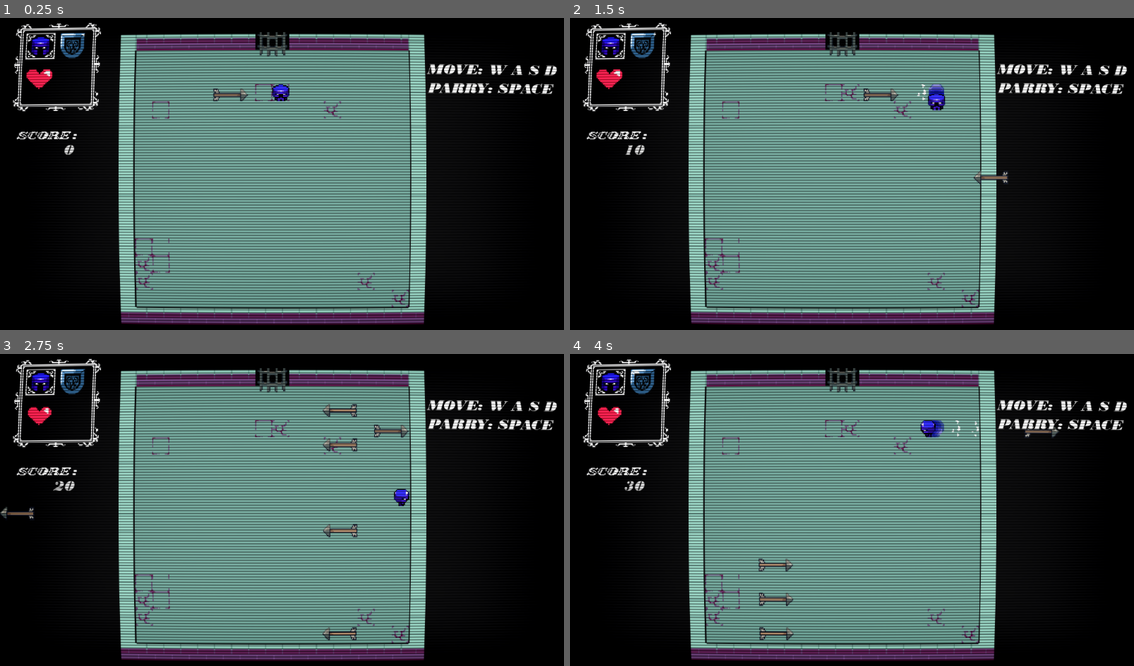
Above: before the commit, frames 1-4 (two rows, left to right).
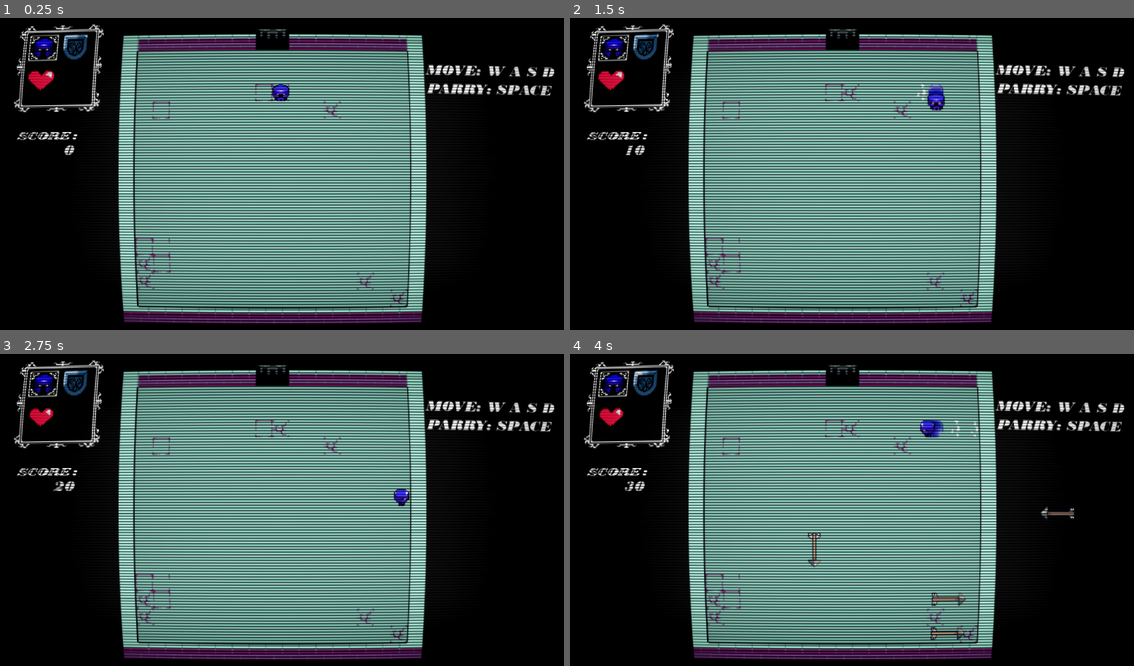
Above: after the commit, the same moments.

Repository: rddtz/gamejamplus
Game: Godot game, scene res://scenes/main.tscn
The game is run twice, just before and just after one commit, with the same random seed, the same clock (stepped at 60 frames per second) and the same inputs. This scene is started directly instead of the project's main scene.
Inputs:
- Up to frame 1 (0.25 s): no input
- Up to frame 2 (1.5 s): tap Enter (enviar) at 0.5, 0.6 s; hold Right (RIGHT) 0.53-1.28 s; hold S (DOWN) from 1.28 s (still down); tap Space (parry_block) at 1.35 s
- Up to frame 3 (2.75 s): release S (DOWN) at 2.03 s; hold Right (RIGHT) from 2.03 s (still down); tap Enter (enviar) at 2.1 s
- Up to frame 4 (4 s): release Right (RIGHT) at 2.78 s; hold W (UP) 2.78-3.53 s; tap Space (parry_block) at 2.85 s; hold A (LEFT) from 3.53 s (still down); tap Enter (enviar) at 3.6 s

The runs differ from the first frame. In frame 1, 25% of the frame differs, in the area x 2-99%, y 1-99%; in frame 2, 25%; in frame 3, 25%; in frame 4, 26%.

Commit message:
flechas quase feita

Diff:
--- a/plus/leaderboard.csv
+++ b/plus/leaderboard.csv
@@ -14,3 +14,4 @@
 asd,0
 ASD,0
 cjf,0
+Ray,1170
--- a/plus/scenes/main.tscn
+++ b/plus/scenes/main.tscn
@@ -3,8 +3,10 @@
 [ext_resource type="PackedScene" uid="uid://bqqfwtxj0i78a" path="res://scenes/mapa_exemplo.tscn" id="1_dnd6x"]
 [ext_resource type="PackedScene" uid="uid://cuxa2y5u7l0y2" path="res://scenes/player.tscn" id="2_1m067"]
 [ext_resource type="PackedScene" uid="uid://dd5cfxjs31fh6" path="res://scenes/menu_pause.tscn" id="3_dm2on"]
+[ext_resource type="PackedScene" uid="uid://dmw2g5mla1o18" path="res://scenes/crt.tscn" id="4_na3c3"]
 [ext_resource type="PackedScene" uid="uid://cxy7ohkpuha2b" path="res://scenes/screenshake.tscn" id="6_s0a3e"]
 [ext_resource type="PackedScene" uid="uid://t70qa33oqefg" path="res://scenes/spawner_direita.tscn" id="7_ey8y3"]
+[ext_resource type="PackedScene" uid="uid://dmweoq67j5fjq" path="res://scenes/portao.tscn" id="8_572wc"]
 [ext_resource type="PackedScene" uid="uid://bp28inyowy8io" path="res://scenes/spawner_cima.tscn" id="8_nwirj"]
 [ext_resource type="PackedScene" uid="uid://dvkib5ancnxyi" path="res://scenes/spawner_baixo.tscn" id="9_2xtjm"]
 [ext_resource type="PackedScene" uid="uid://j4j8ai7emk67" path="res://scenes/bomba_spawner.tscn" id="9_4xo4a"]
@@ -13,8 +15,6 @@
 [ext_resource type="PackedScene" uid="uid://c6dq3gl435piw" path="res://scenes/timer.tscn" id="13_utv0c"]
 [ext_resource type="PackedScene" uid="uid://cl7mw413ftgqn" path="res://scenes/hud.tscn" id="14_sfs7t"]
 [ext_resource type="PackedScene" path="res://scenes/music.tscn" id="15_2dk6j"]
-[ext_resource type="PackedScene" uid="uid://dnmbunej4me3p" path="res://scenes/portao_fechado.tscn" id="15_mw5o6"]
-[ext_resource type="PackedScene" uid="uid://de8y70ljk8ycb" path="res://scenes/flecha.tscn" id="16_8wkkf"]
 [ext_resource type="Script" path="res://scripts/controlador.gd" id="16_affun"]
 
 [node name="main2" type="Node2D"]
@@ -30,13 +30,12 @@
 [node name="Mapa_exemplo" parent="." instance=ExtResource("1_dnd6x")]
 position = Vector2(116, 99)
 
-[node name="Menu pause" parent="." instance=ExtResource("3_dm2on")]
-offset_left = 367.0
-offset_top = 849.0
-offset_right = 367.0
-offset_bottom = 849.0
+[node name="CanvasLayer" parent="." instance=ExtResource("14_sfs7t")]
 
-[node name="CanvasLayer" parent="." instance=ExtResource("14_sfs7t")]
+[node name="CRT" parent="." instance=ExtResource("4_na3c3")]
+
+[node name="Portao" parent="." instance=ExtResource("8_572wc")]
+position = Vector2(212, 72)
 
 [node name="spawner esquerda" parent="." instance=ExtResource("9_316bl")]
 position = Vector2(40, 182)
@@ -62,9 +61,8 @@
 [node name="controlador" type="Node2D" parent="."]
 script = ExtResource("16_affun")
 
-[node name="PortaoFechado" parent="." instance=ExtResource("15_mw5o6")]
-position = Vector2(212, 72)
-
-[node name="Flecha" parent="." instance=ExtResource("16_8wkkf")]
-position = Vector2(158, 107)
-speed = 60.0
+[node name="Menu pause" parent="." instance=ExtResource("3_dm2on")]
+offset_left = 367.0
+offset_top = 849.0
+offset_right = 367.0
+offset_bottom = 849.0
--- a/plus/scripts/controlador.gd
+++ b/plus/scripts/controlador.gd
@@ -6,26 +6,29 @@
 @onready var armadilha_spawner_v: Node2D = $"../armadilha_spawner_v"
 @onready var bomba_spawner: Node2D = $"../bomba_spawner"
 
+const SEG = 10
+var SHOOT_TIME = 1
 var timer = 0
+var shoot = SHOOT_TIME
+var flechas := 2
+var espinhos := 2
+var explosao := 2
 
+var inc_speed = 10
 # Called when the node enters the scene tree for the first time.
 func _ready() -> void:
-	pass # Replace with function body.
-
-var flechas = 4
-var bombas = 1
-var espinhos = 1
-
-func rand_arrow(f):
 
 	b.active = false
 	c.active = false
 	e.active = false
 	d.active = false
-	var lado = randi_range(1, 4)
-	var q =  randi_range(1, f)
+	bomba_spawner.active = false
+	armadilha_spawner_v.active = false
+	pass # Replace with function body.
 
-	match lado:
+func active_side(l, q):
+
+	match l:
 		1:
 			b.active = true
 			b.quantite = q
@@ -39,26 +42,114 @@
 			e.active = true
 			e.quantite = q
 
-	return q
+func rand_arrow(f):
 
+	b.active = false
+	c.active = false
+	e.active = false
+	d.active = false
+	var q_lados = randi_range(1, 4)
+	var q = 0
+	var lado = 0
+	var lado2 = 0
 
+	print(q_lados)
+
+	if q_lados == 1:
+		lado = randi_range(1, 4)
+		active_side(lado, f)
+
+	if q_lados == 2:
+		while lado == lado2:
+			lado = randi_range(1, 4)
+			lado2 = randi_range(1, 4)
+
+		q = randi_range(1, f-1)
+		active_side(lado, q)
+		q = randi_range(1, f-q)
+		active_side(lado2, q)
+
+	if q_lados == 3:
+		lado = randi_range(1, 4)
+		var restam = 2
+
+		if lado != 1:
+			q = randi_range(1, f-restam)
+			f -= q
+			restam -= 1
+			active_side(1, q)
+		if lado != 2:
+			q = randi_range(1, f-restam)
+			f -= q
+			restam -= 1
+			active_side(2, q)
+		if lado != 3:
+			q = randi_range(1, f-restam)
+			f -= q
+			restam -= 1
+			active_side(3, q)
+		if lado != 4:
+			q = randi_range(1, f-restam)
+			f -= q
+			restam -= 1
+			active_side(4, q)
+	if q_lados == 4:
+		var restam = 3
+		q = randi_range(1, f-restam)
+		f -= q
+		restam -= 1
+		active_side(1, q)
+		q = randi_range(1, f-restam)
+		f -= q
+		restam -= 1
+		active_side(2, q)
+		q = randi_range(1, f-restam)
+		f -= q
+		restam -= 1
+		active_side(3, q)
+		q = randi_range(1, f-restam)
+		f -= q
+		restam -= 1
+		active_side(4, q)
+	print("ATIROU")
+
+func num_flechas(f, t):
+
+	f = min(16, f + t/4) #min(8, f + t/5)
+	return f
+
+func set_arrow_speed(t):
+	b.speed += 5
+	c.speed += 5
+	d.speed += 5
+	e.speed += 5
 # Called every frame. 'delta' is the elapsed time since the previous frame.
 func _process(delta: float) -> void:
 
+	flechas = num_flechas(2, timer)
 	timer += delta
+	shoot -= delta
+	inc_speed -= delta
 
-	if timer > 30:
+	if inc_speed <= 0:
+		set_arrow_speed(timer)
+		inc_speed = 10
+
+	print(flechas)
+
+	if timer > 10*SEG:
 		pass
-	elif timer > 20:
-		pass
-	elif timer > 10:
+	elif timer > 5*SEG:
+		bomba_spawner.active = true
+	elif timer > 2*SEG:
+		SHOOT_TIME -= delta
 		armadilha_spawner_v.active = true
-		var i = flechas + 1
-		while i > 0:
-			i -= rand_arrow(i)
+		if shoot <= 0:
+			rand_arrow(flechas)
+			shoot = SHOOT_TIME
 	else:
 		armadilha_spawner_v.active = false
 		bomba_spawner.active = false
-		var i = flechas
-		while i > 0:
-			i -= rand_arrow(i)
+		if shoot <= 0:
+			rand_arrow(flechas)
+			shoot = SHOOT_TIME
--- a/plus/scripts/player.gd
+++ b/plus/scripts/player.gd
@@ -139,6 +139,8 @@
 			area.destroy_player()
 
 		if defendendo && parry_timer > 0:
+			$parrySound.pitch_scale = randf_range(1.2,1.8)
+			$parrySound.play(float(position.x))
 			print("parry")
 			Global.score += 100
 			foi_parry = 0.1
@@ -155,6 +157,8 @@
 			return
 		elif defendendo:
 			defendendo = false
+			$blockSound.pitch_scale = randf_range(1.0,1.4)
+			$blockSound.play(float(position.x))
 			print("block")
 			player_has_shield = false
 			Global.screen_shake(5.0)
--- a/plus/scripts/spawner_baixo.gd
+++ b/plus/scripts/spawner_baixo.gd
@@ -4,13 +4,14 @@
 
 @export var active: bool = true
 @export var quantite: int = 1
+@export var speed: int = 300
 
 func _on_timer_timeout() -> void:
 	if active:
 		for i in range(quantite):
 			var flecha = flecha_cena.instantiate()
 			flecha.position = Vector2(92+16*randi_range(0,14), 400)
-			flecha.speed = -300
+			flecha.speed = -speed
 			flecha.direction = 90
 			get_tree().current_scene.add_child(flecha, true)
 			timer.set_wait_time(randf_range(1,3))
--- a/plus/scripts/spawner_cima.gd
+++ b/plus/scripts/spawner_cima.gd
@@ -5,12 +5,14 @@
 @export var active: bool = true
 @export var quantite: int = 1
 
+@export var speed: int = 300
+
 func _on_timer_timeout() -> void:
 	if active:
 		for i in range(quantite):
 			var flecha = flecha_cena.instantiate()
 			flecha.position = Vector2(92+16*randi_range(0,14), -80)
-			flecha.speed = -300
+			flecha.speed = -speed
 			flecha.direction = -90
 			get_tree().current_scene.add_child(flecha, true)
 			timer.set_wait_time(randf_range(1,3))
--- a/plus/scripts/spawner_direita.gd
+++ b/plus/scripts/spawner_direita.gd
@@ -5,12 +5,15 @@
 @export var active: bool = true
 @export var quantite: int = 1
 
+@export var speed: int = 300
+
 func _on_timer_timeout() -> void:
 	if active:
 		for i in range(quantite):
+			var x_meio = 212
 			var flecha = flecha_cena.instantiate()
-			flecha.position = Vector2(500, 72+16*randi_range(0,14))
-			flecha.speed = -300
+			flecha.position = Vector2(x_meio + 500, 72+16*randi_range(0,14))
+			flecha.speed = -speed
 			flecha.flip_h = 1
 			get_tree().current_scene.add_child(flecha, true)
 			timer.set_wait_time(randf_range(1,3))
--- a/plus/scripts/spawner_esquerda.gd
+++ b/plus/scripts/spawner_esquerda.gd
@@ -5,11 +5,14 @@
 @export var active: bool = true
 @export var quantite: int = 1
 
+@export var speed: int = 300
+
 func _on_timer_timeout() -> void:
 	if active:
 		for i in range(quantite):
+			var x_meio = 212
 			var flecha = flecha_cena.instantiate()
-			flecha.position = Vector2(-150, 72+16*randi_range(0,14))
-			flecha.speed = 300
+			flecha.position = Vector2(x_meio - 500, 72+16*randi_range(0,14))
+			flecha.speed = speed
 			get_tree().current_scene.add_child(flecha, true)
 			timer.set_wait_time(randf_range(1,3))
--- a/plus/scripts/timer.gd
+++ b/plus/scripts/timer.gd
@@ -14,3 +14,4 @@
 
 func _on_timer_timeout() -> void:
 	Global.score += 10
+#	print(Global.score)
Binary file changed: plus/leaderboard.40.translation
